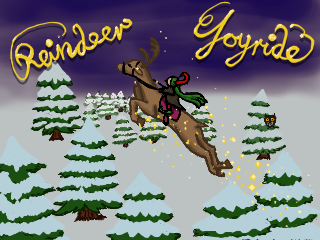
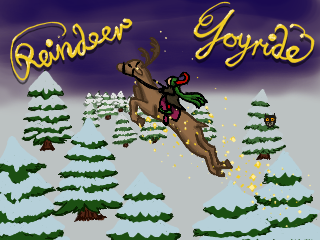
The second 320 × 240 image is a revision of the first. Changes to its layers:
painted on "trees-snow-color" over bbox(23, 60, 84, 140)
painted on "trees-ink" over bbox(23, 60, 84, 152)
painted on "trees-color" over bbox(21, 62, 84, 151)
